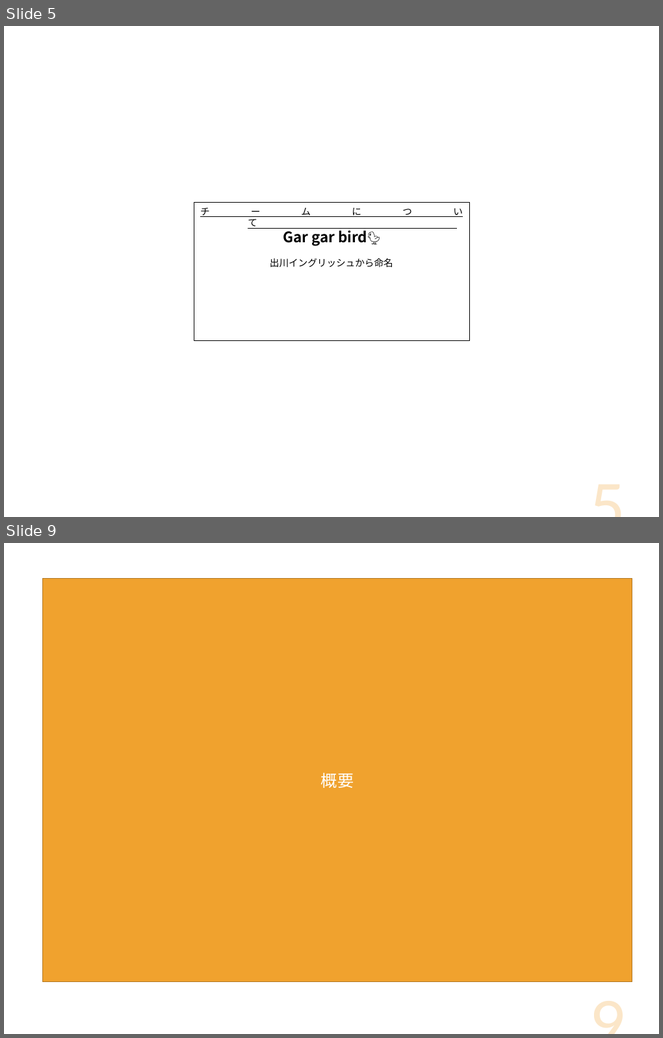
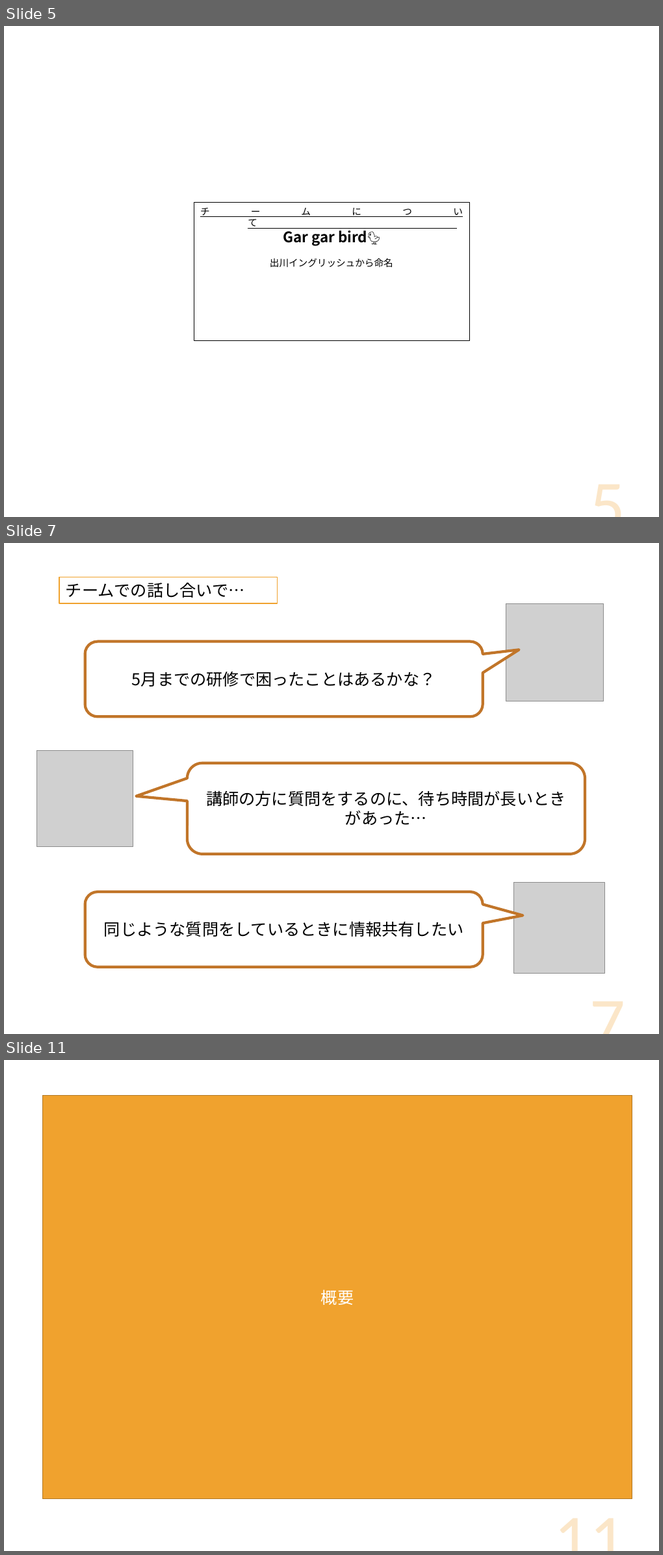
Before and after one commit to DOJO-2021/D-2, a slide deck: documents/プレゼン/Knowledge Holder_清書版.pptx. Shown one above the other, each under a label of ours: slides 5 and 9 before the commit, slides 5, 7 and 11 after it; the slides between them are not shown. The pictures are 663x1038 and 663x1555 pixels, drawn with LibreOffice and Linux fonts; fonts in the diff are those of the drawing; grey boxes stand for pictures. Boxes give left, top, right and bottom in pixels: in the first picture for what was removed or moved away, otherwise in the second. Text is boxed around its words. In the diff, an @@ line names an element or a change of style, - is before the commit and + after.

```diff
--- a/documents/プレゼン/Knowledge Holder_清書版.pptx
+++ b/documents/プレゼン/Knowledge Holder_清書版.pptx
@@ slide 7 added at [4,543,659,1034], background #FFFFFF @@
@@ rectangle added at [59,577,277,603], fill #FFFFFF, outline #F0A22E 1 pt, 18 pt, text #000000 @@
+チームでの話し合いで…
@@ picture added at [506,603,604,701] @@
@@ rounded speech box added at [85,641,483,717], fill #FFFFFF, outline #C17529 3 pt, 18 pt, text #000000 @@
+5月までの研修で困ったことはあるかな？
@@ picture added at [36,751,133,847] @@
@@ rounded speech box added at [187,763,585,854], fill #FFFFFF, outline #C17529 3 pt, 18 pt, text #000000 @@
+講師の方に質問をするのに、待ち時間が長いときがあった…
@@ rounded speech box added at [85,892,483,967], fill #FFFFFF, outline #C17529 3 pt, 18 pt, text #000000 @@
+同じような質問をしているときに情報共有したい
@@ picture added at [514,883,605,974] @@
@@ page number added at [475,964,633,1034], 77.2 pt, text #F0A22E at 25% opacity @@
+7
@@ what was slide 9 is now slide 11 @@
@@ page number at [475,1481,633,1551]: text changed @@
-9
+11
```
Also in this commit, not shown: 8 slides changed, 2 other slides added, 1 slide removed.
